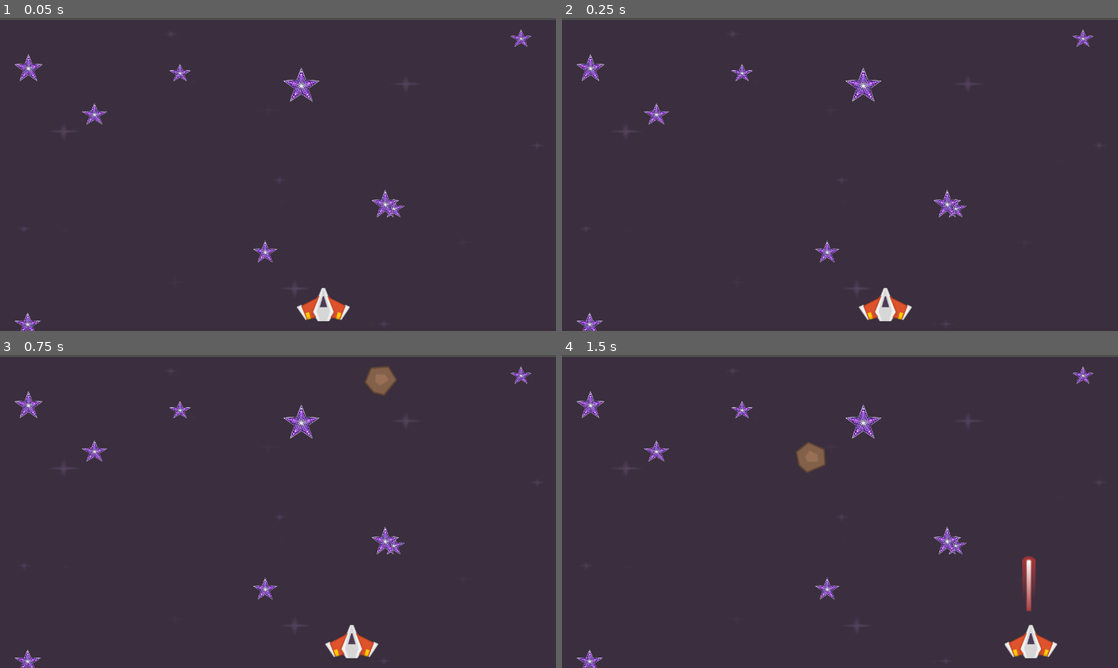
Above: before the commit, frames 1-4 (two rows, left to right).
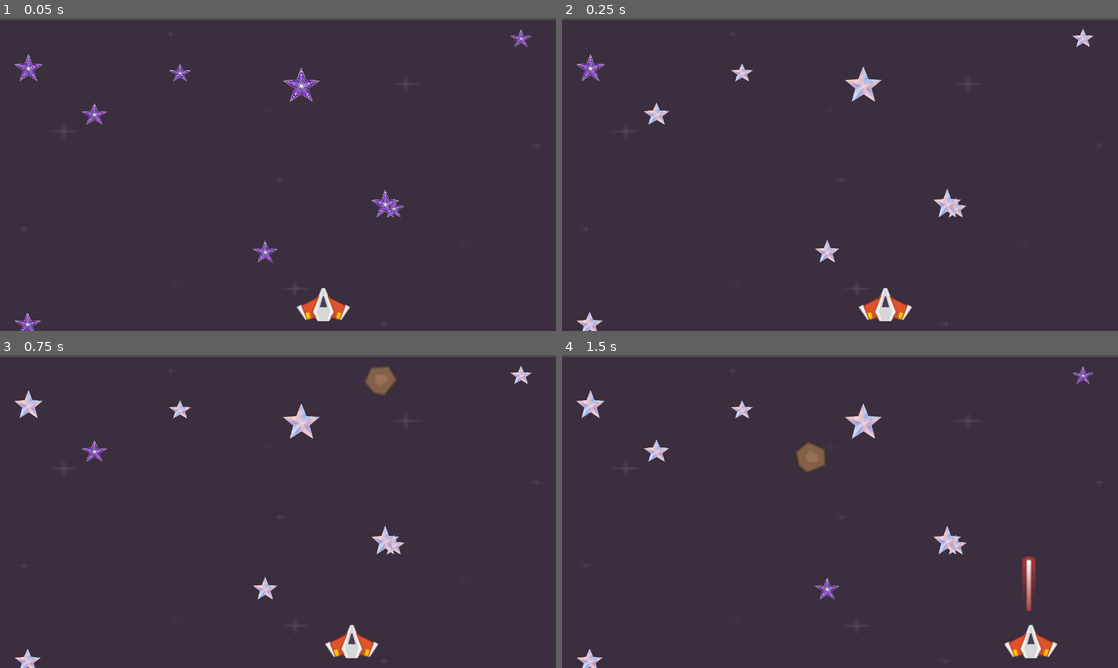
Above: after the commit, the same moments.

Repository: nonakarim/godot-space-shooter
Game: Godot game, scene res://Scenes/level.tscn
Same seed, same stepped clock (60 frames per second), same inputs: the game is played once before the commit and once after it.
Inputs:
- Up to frame 1 (0.05 s): no input
- Up to frame 2 (0.25 s): no input
- Up to frame 3 (0.75 s): hold Right (KeyRight) from 0.53 s (still down); tap O (Original) at 0.6 s
- Up to frame 4 (1.5 s): release Right (KeyRight) at 1.28 s; hold Down (KeyDown) from 1.28 s (still down); tap Space (Shoot) at 1.35 s

Frame 1 is identical in both runs. In frame 2, 1.1% of the frame differs, in the area x 2-96%, y 3-100%; in frame 3, 1.1%; in frame 4, 1.1%.

Commit message:
Animate stars

Diff:
--- a/Scenes/level.tscn
+++ b/Scenes/level.tscn
@@ -158,47 +158,56 @@
 position = Vector2(204.1875, 267.0625)
 scale = Vector2(0.25944456, 0.24944441)
 sprite_frames = SubResource("SpriteFrames_8c0lf")
+autoplay = "default"
 
 [node name="Star2" type="AnimatedSprite2D" parent="Stars"]
 position = Vector2(932.25, 494.25)
 scale = Vector2(0.2777776, 0.24222234)
 sprite_frames = SubResource("SpriteFrames_wqkje")
+autoplay = "default"
 
 [node name="star3" type="AnimatedSprite2D" parent="Stars"]
 position = Vector2(409.375, 672.375)
 scale = Vector2(0.23444448, 0.19888887)
 sprite_frames = SubResource("SpriteFrames_0f350")
+autoplay = "default"
 
 [node name="star4" type="AnimatedSprite2D" parent="Stars"]
 position = Vector2(677.875, 357.625)
 scale = Vector2(0.23000051, 0.20111111)
 sprite_frames = SubResource("SpriteFrames_754fn")
+autoplay = "default"
 
 [node name="star5" type="AnimatedSprite2D" parent="Stars"]
 position = Vector2(1066.75, 214.25)
 scale = Vector2(0.23777768, 0.21555558)
 sprite_frames = SubResource("SpriteFrames_bvt00")
+autoplay = "default"
 
 [node name="star6" type="AnimatedSprite2D" parent="Stars"]
 position = Vector2(521.25, 220.75)
 scale = Vector2(0.30444443, 0.30888888)
 sprite_frames = SubResource("SpriteFrames_oqgf2")
+autoplay = "default"
 frame_progress = 0.27248183
 
 [node name="star7" type="AnimatedSprite2D" parent="Stars"]
 position = Vector2(388.875, 437.375)
 scale = Vector2(0.2833334, 0.25222218)
 sprite_frames = SubResource("SpriteFrames_qxfql")
+autoplay = "default"
 
 [node name="star8" type="AnimatedSprite2D" parent="Stars"]
 position = Vector2(883.25, 225.75)
 scale = Vector2(0.29555568, 0.31777784)
 sprite_frames = SubResource("SpriteFrames_ha31o")
+autoplay = "default"
 
 [node name="star9" type="AnimatedSprite2D" parent="Stars"]
 position = Vector2(734.25, 588.75)
 scale = Vector2(0.39333335, 0.3888889)
 sprite_frames = SubResource("SpriteFrames_pa6b8")
+autoplay = "default"
 
 [node name="Player" parent="." instance=ExtResource("1_tumq0")]
 position = Vector2(9, -13)
